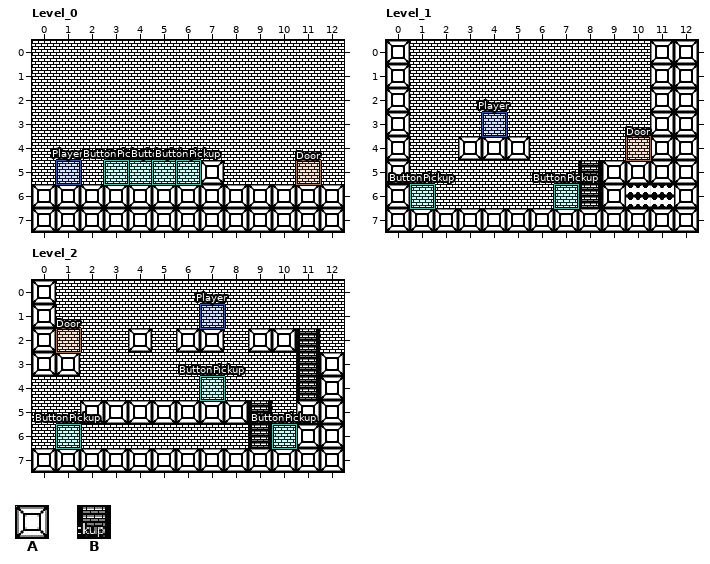
Two versions of a level (LDtk project, src/assets/levels/PlaydateProjectTest.ldtk). The picture above is the old version.
Cells are 32x32 px. Shown: Level_0 x 0..12, y 0..7; Level_1 x 0..12, y 0..7; Level_2 x 0..12, y 0..7. The commit also changed other parts of the map, which this record leaves out.
Key: from "Level": A 1 "Wall", B 2 "Ladder".
_ is an empty cell.
Objects are placed by their top-left corner, in cells (3,4 is the top-left corner of cell 3,4); size is 1x1 cell unless given.
Layers that did not change in this view are not listed.
Layer "Level" before, Level_0, first column x 0:
0 _____________
1 _____________
2 _____________
3 _____________
4 _____________
5 _______A_____
6 AAAAAAAAAAAAA
7 AAAAAAAAAAAAA
Objects on layer "Entities" before, Level_0:
"Player" rectangle at 1,5
"ButtonPickup" rectangle at 4,5
"Door" rectangle at 11,5
"ButtonPickup" rectangle at 3,5
"ButtonPickup" rectangle at 5,5
"ButtonPickup" rectangle at 6,5
Layer "Level" before, Level_1, first column x 0:
0 A__________AA
1 A__________AA
2 A__________AA
3 A__________AA
4 A__AAA_____AA
5 A_______BAAAA
6 A_______BAAAA
7 AAAAAAAAAAAAA
Objects on layer "Entities" before, Level_1:
"ButtonPickup" rectangle at 1,6
"ButtonPickup" rectangle at 7,6
"Player" rectangle at 4,3
"Door" rectangle at 10,4
Layer "Level" before, Level_2, first column x 0:
0 A____________
1 A____________
2 A___A_AA_AAB_
3 AA_________BA
4 ___________BA
5 __AAAAAAAB_AA
6 _________B_AA
7 AAAAAAAAAAAAA
Objects on layer "Entities" before, Level_2:
"ButtonPickup" rectangle at 7,4
"Player" rectangle at 7,1
"Door" rectangle at 1,2
"ButtonPickup" rectangle at 1,6
"ButtonPickup" rectangle at 10,6
New version:
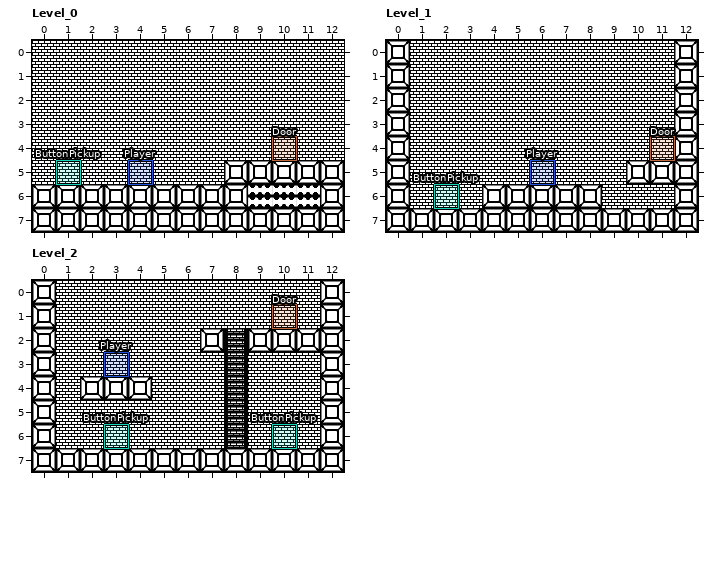
Diff:
Changed rows in their new state; . is an unchanged cell.
Layer "Level", Level_0:
first column x 7:
5 _AAAAA
Layer "Entities", Level_0:
added: "Player" rectangle at 4,5
added: "Door" rectangle at 10,4
added: "ButtonPickup" rectangle at 1,5
removed: "Player" rectangle at 1,5
removed: "ButtonPickup" rectangle at 4,5
removed: "Door" rectangle at 11,5
removed: "ButtonPickup" rectangle at 3,5
removed: "ButtonPickup" rectangle at 5,5
removed: "ButtonPickup" rectangle at 6,5
Layer "Level", Level_1:
first column x 3:
0 ........_
1 ........_
2 ........_
3 ........_
4 ___....._
5 .....__..
6 .AAAAA___
Layer "Entities", Level_1:
added: "ButtonPickup" rectangle at 2,6
added: "Door" rectangle at 11,4
added: "Player" rectangle at 6,5
removed: "ButtonPickup" rectangle at 1,6
removed: "ButtonPickup" rectangle at 7,6
removed: "Player" rectangle at 4,3
removed: "Door" rectangle at 10,4
Layer "Level", Level_2:
first column x 0:
0 ............A
1 ............A
2 ...._._.B..AA
3 ._......B.._.
4 A.AAA...B.._.
5 A.______B_._.
6 A.......B_._.
Layer "Entities", Level_2:
added: "Player" rectangle at 3,3
added: "Door" rectangle at 10,1
added: "ButtonPickup" rectangle at 3,6
removed: "ButtonPickup" rectangle at 7,4
removed: "Player" rectangle at 7,1
removed: "Door" rectangle at 1,2
removed: "ButtonPickup" rectangle at 1,6
